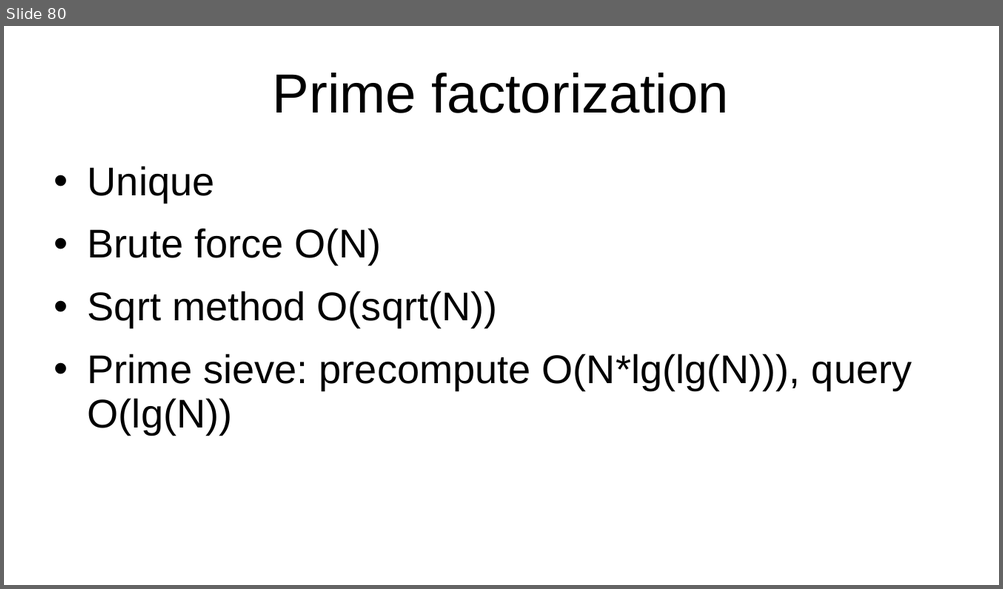
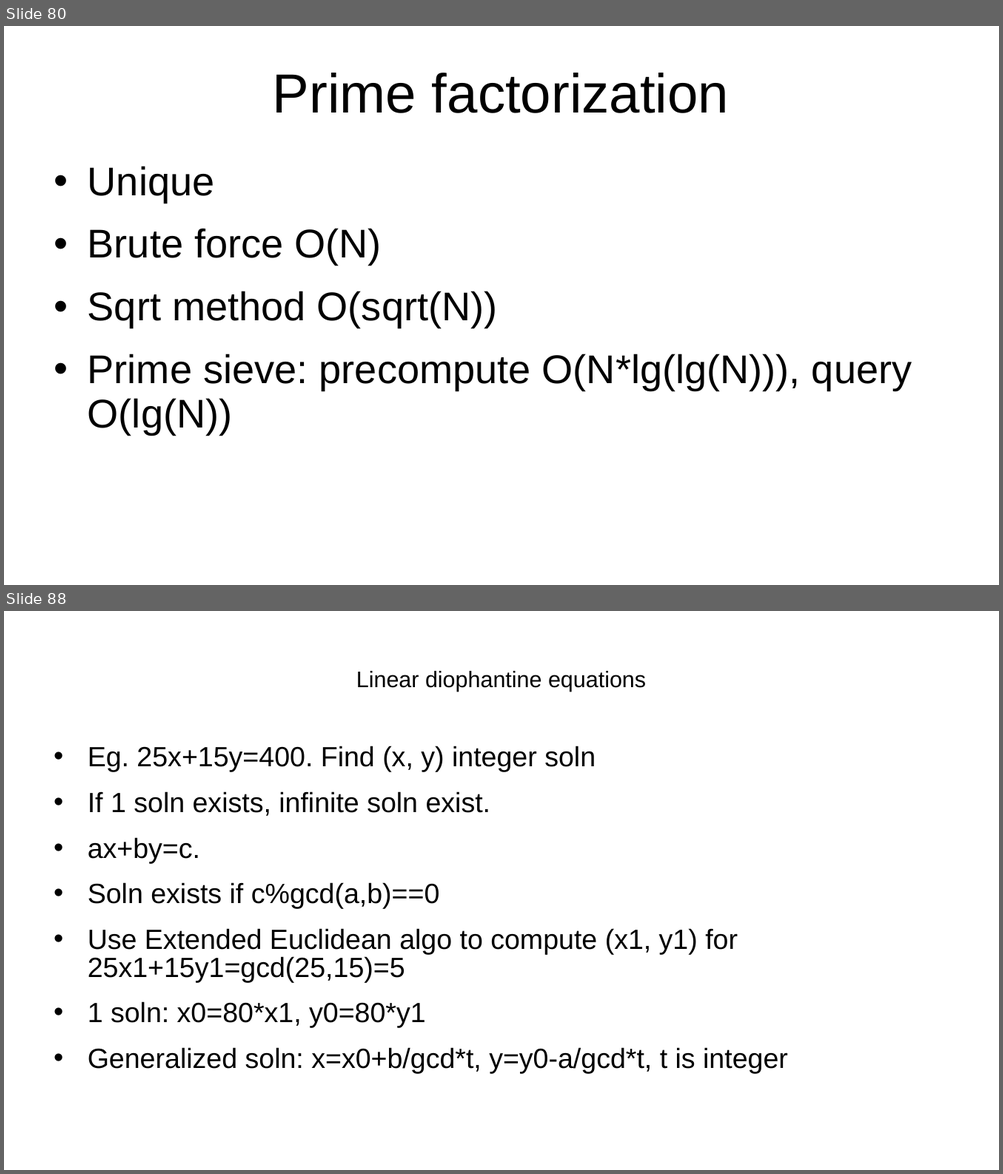
Before and after one commit to kindaichinisan/CompetitiveProgramming, a slide deck: MyCode/competitive_programming.ppt. Shown one above the other, each under a label of ours: slide 80 before the commit, slides 80 and 88 after it; the slides between them are not shown. The pictures are 1003x589 and 1003x1174 pixels, drawn with LibreOffice and Linux fonts; fonts in the diff are those of the drawing. Boxes give left, top, right and bottom in pixels: in the first picture for what was removed or moved away, otherwise in the second. Text is boxed around its words. In the diff, an @@ line names an element or a change of style, - is before the commit and + after.

```diff
--- a/MyCode/competitive_programming.ppt
+++ b/MyCode/competitive_programming.ppt
@@ slide 88 added at [4,611,999,1170], background #FFFFFF @@
@@ title added at [356,671,646,692], 18 pt, text #000000 @@
+Linear diophantine equations
@@ text added at [88,746,788,1074], 22.2 pt, text #000000 @@
+• Eg. 25x+15y=400. Find (x, y) integer soln
+• If 1 soln exists, infinite soln exist.
+• ax+by=c.
+• Soln exists if c%gcd(a,b)==0
+• Use Extended Euclidean algo to compute (x1, y1) for 25x1+15y1=gcd(25,15)=5
+• 1 soln: x0=80*x1, y0=80*y1
+• Generalized soln: x=x0+b/gcd*t, y=y0-a/gcd*t, t is integer
```
Also in this commit, not shown: 2 slides changed, 6 other slides added, 2 other files.
